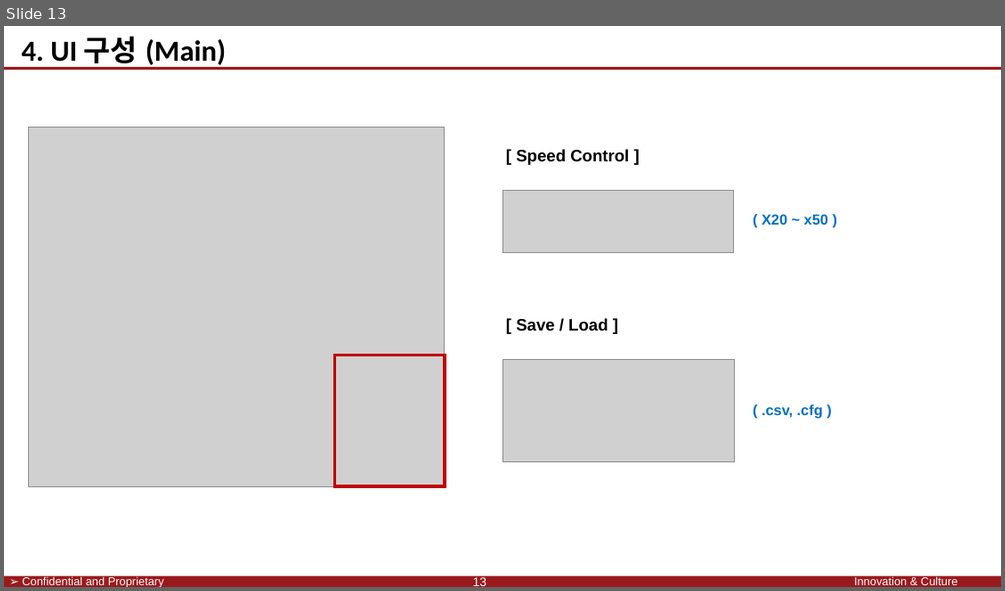
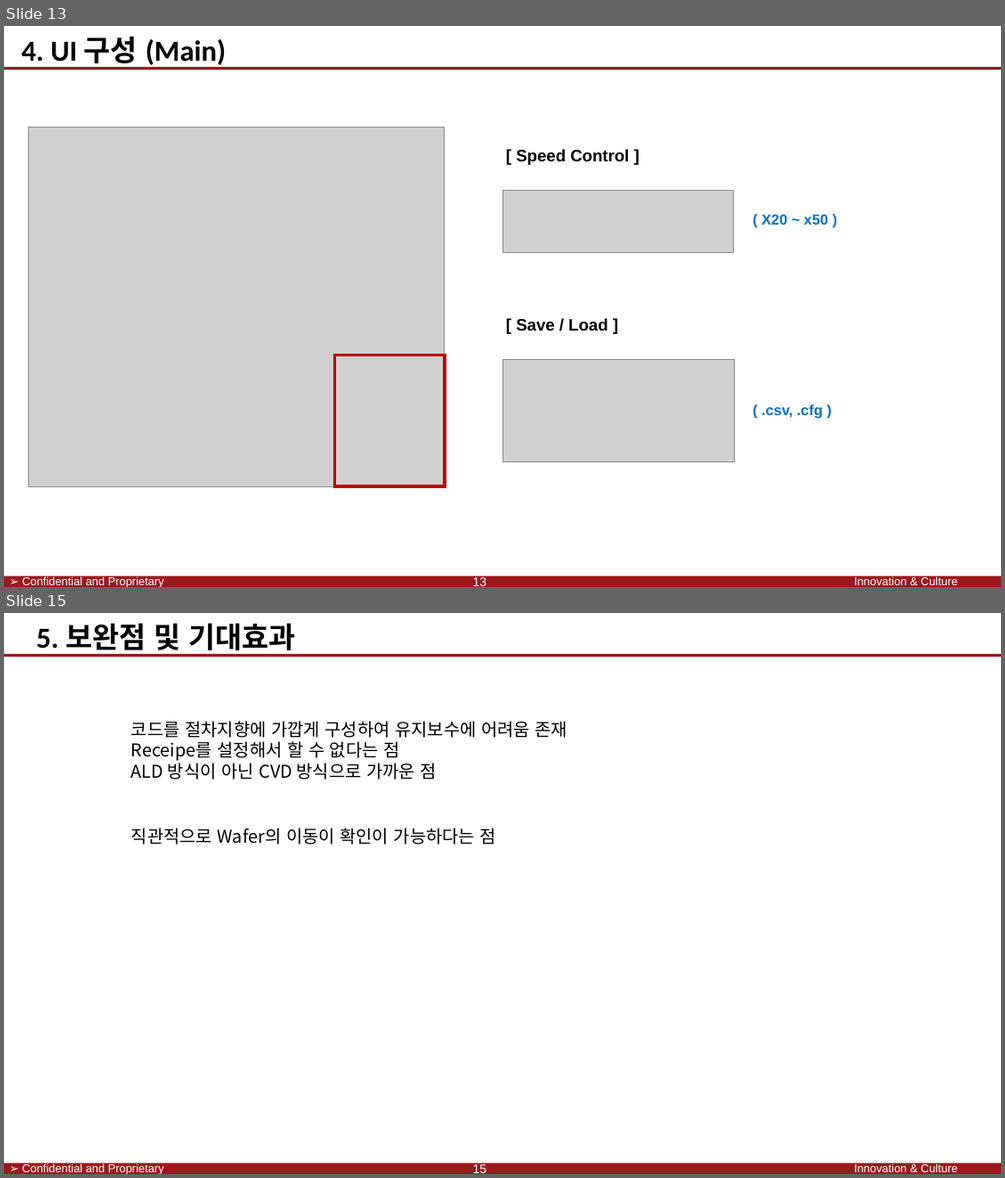
Before and after one commit to SaintSeong/JusungProject, a slide deck: A조 발표/A조 발표.pptx. Shown one above the other, each under a label of ours: slide 13 before the commit, slides 13 and 15 after it; the slides between them are not shown. The pictures are 1005x591 and 1005x1178 pixels, drawn with LibreOffice and Linux fonts; fonts in the diff are those of the drawing; grey boxes stand for pictures; background and template pictures are left out. Boxes give left, top, right and bottom in pixels: in the first picture for what was removed or moved away, otherwise in the second. Text is boxed around its words. In the diff, an @@ line names an element or a change of style, - is before the commit and + after.

```diff
--- a/A조 발표/A조 발표.pptx
+++ b/A조 발표/A조 발표.pptx
@@ slide 15 added at (x1=4, y1=613, x2=1001, y2=1174), background #FFFFFF; not listed: 4 template elements that a slide beside it also shows @@
@@ text added at (x1=36, y1=623, x2=295, y2=656), 28 pt, text #000000, bold @@
+5. 보완점 및 기대효과
@@ text added at (x1=131, y1=721, x2=568, y2=779), 17 pt, text #000000 @@
+코드를 절차지향에 가깝게 구성하여 유지보수에 어려움 존재
+Receipe를 설정해서 할 수 없다는 점
+ALD 방식이 아닌 CVD 방식으로 가까운 점
@@ text added at (x1=131, y1=827, x2=496, y2=844), 17 pt, text #000000 @@
+직관적으로 Wafer의 이동이 확인이 가능하다는 점
@@ page number added at (x1=473, y1=1164, x2=487, y2=1173), 12 pt, text #FFFFFF @@
+15
```
Also in this commit, not shown: 4 slides changed.
